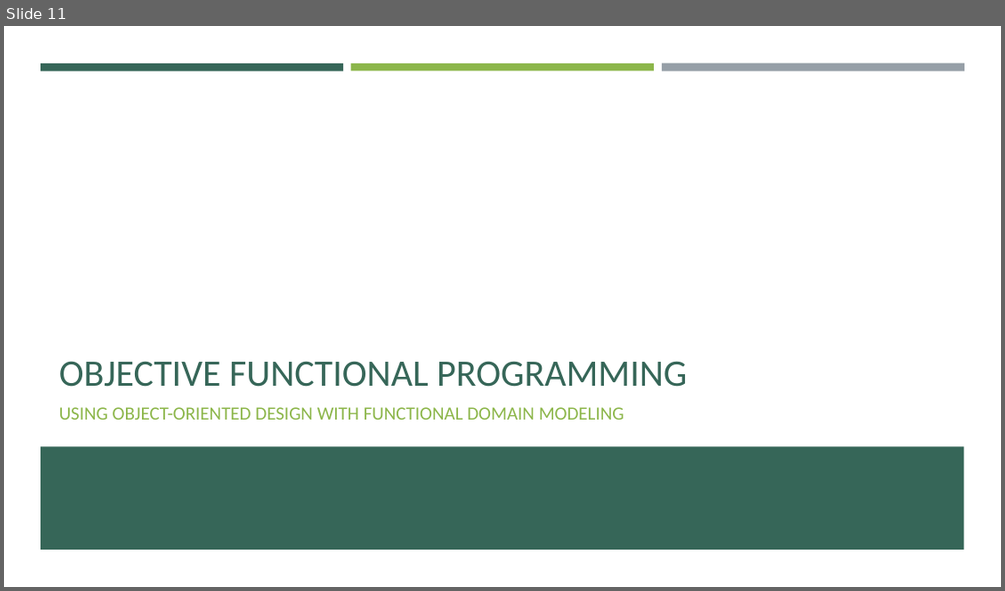
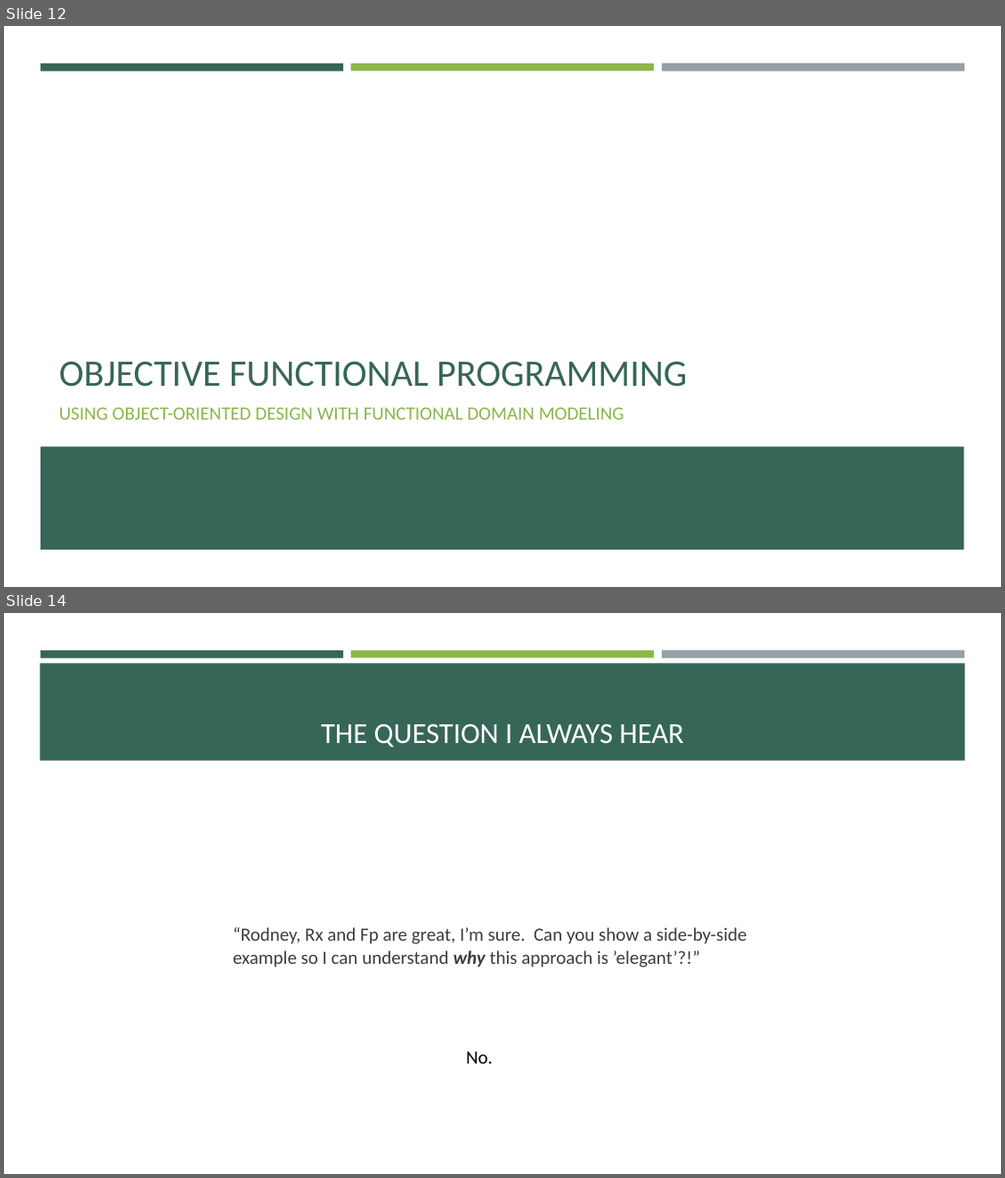
Before and after one commit to RLittlesII/talks, a slide deck: functional-programming/reactiveui/object-functional-programming/OOP.to.OFP.pptx. Shown one above the other, each under a label of ours: slide 11 before the commit, slides 12 and 14 after it; the slides between them are not shown. The pictures are 1005x591 and 1005x1178 pixels, drawn with LibreOffice and Linux fonts; fonts in the diff are those of the drawing. Boxes give left, top, right and bottom in pixels: in the first picture for what was removed or moved away, otherwise in the second. Text is boxed around its words. In the diff, an @@ line names an element or a change of style, - is before the commit and + after.

```diff
--- a/functional-programming/reactiveui/object-functional-programming/OOP.to.OFP.pptx
+++ b/functional-programming/reactiveui/object-functional-programming/OOP.to.OFP.pptx
@@ slide 14 added at [4, 613, 1001, 1174], background #FFFFFF; not listed: 3 template elements that a slide beside it also shows @@
@@ rectangle added at [40, 663, 965, 761], fill #366658 @@
@@ title added at [321, 724, 684, 747], 28 pt, text #FFFFFF @@
+THE QUESTION I ALWAYS HEAR
@@ text added at [233, 927, 747, 967], 18 pt, text #3D3D3D @@
+“Rodney, Rx and Fp are great, I’m sure. Can you show a side-by-side example so I can understand why this approach is ’elegant’?!”
@@ text added at [466, 1051, 493, 1063], 18 pt, text #000000 @@
+No.
@@ what was slide 11 is now slide 12 @@
```
Also in this commit, not shown: 2 slides changed, 3 other slides added.
